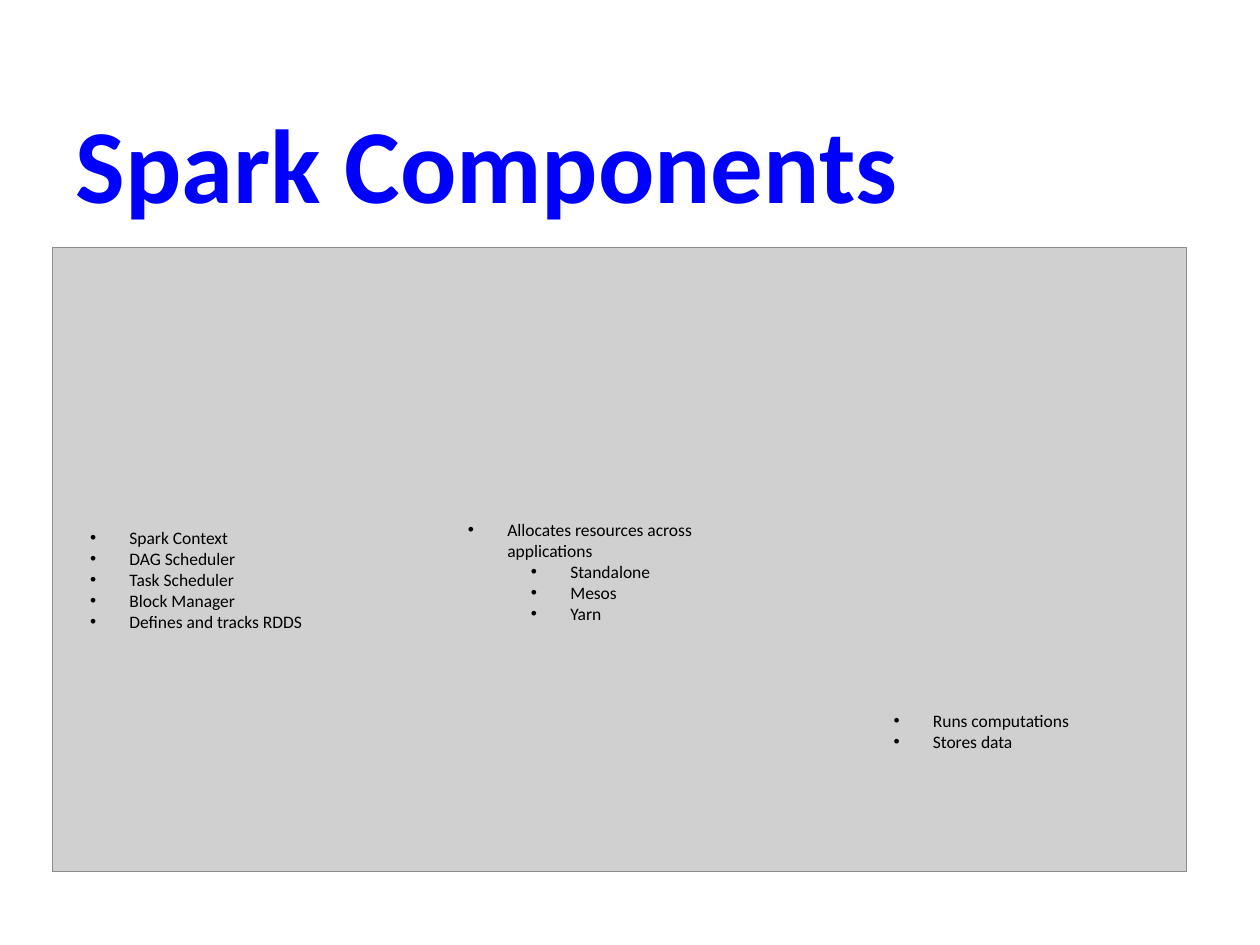
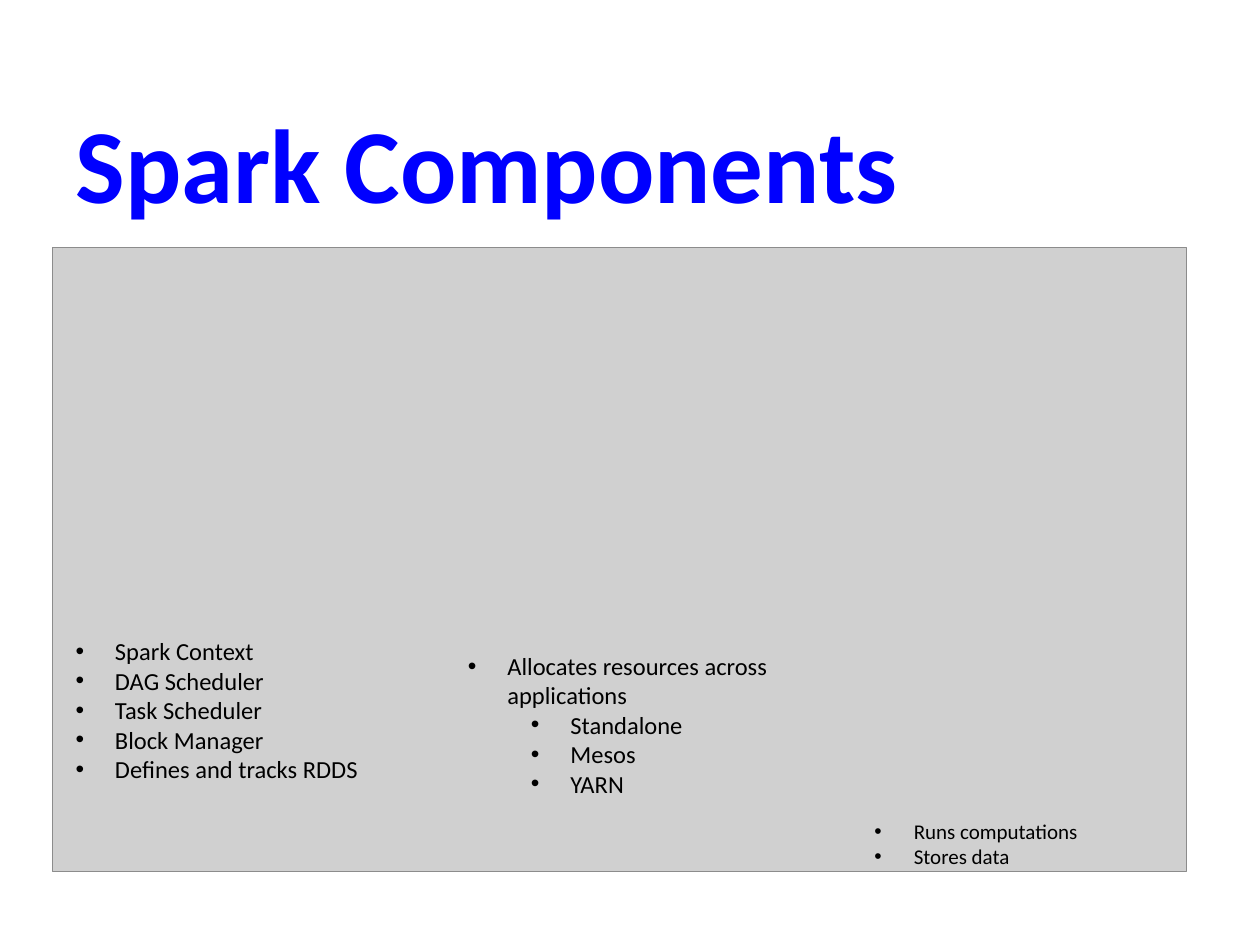
Before and after one commit to mahtabgodara/spark-repo, a slide deck: slide 67 of slides/RDD-4-spark.pptx (slide 70 before the commit). Drawn at 1260x945 pixels with LibreOffice and Linux fonts; fonts in the diff are those of the drawing; grey boxes stand for pictures. Boxes give left, top, right and bottom in pixels: in the first picture for what was removed or moved away, otherwise in the second. Text is boxed around its words. In the diff, an @@ line names an element or a change of style, - is before the commit and + after.

```diff
--- a/slides/RDD-4-spark.pptx
+++ b/slides/RDD-4-spark.pptx
@@ text "Spark Context": place and size @@
-text "Spark Context" at box(129, 532, 302, 628)
+text "Spark Context" at box(115, 643, 358, 778)
@@ text "Spark Context" at box(115, 643, 358, 778): size 10 to 14 pt @@
@@ text "Allocates resources across applications": place and size @@
-text "Allocates resources across applications" at box(507, 524, 691, 620)
+text "Allocates resources across applications" at box(507, 658, 767, 793)
@@ text at box(507, 658, 767, 763): size 10 to 14 pt @@
@@ text at box(570, 777, 623, 793): text changed; size 10 to 14 pt @@
-  • Yarn
+  • YARN
@@ text "Runs computations": place and size @@
-text "Runs computations" at box(933, 715, 1068, 748)
+text "Runs computations" at box(914, 824, 1077, 864)
@@ text "Runs computations" at box(914, 824, 1077, 864): size 10 to 12 pt @@
```
Also in this commit, not shown: 7 other slides changed, 3 other files.
